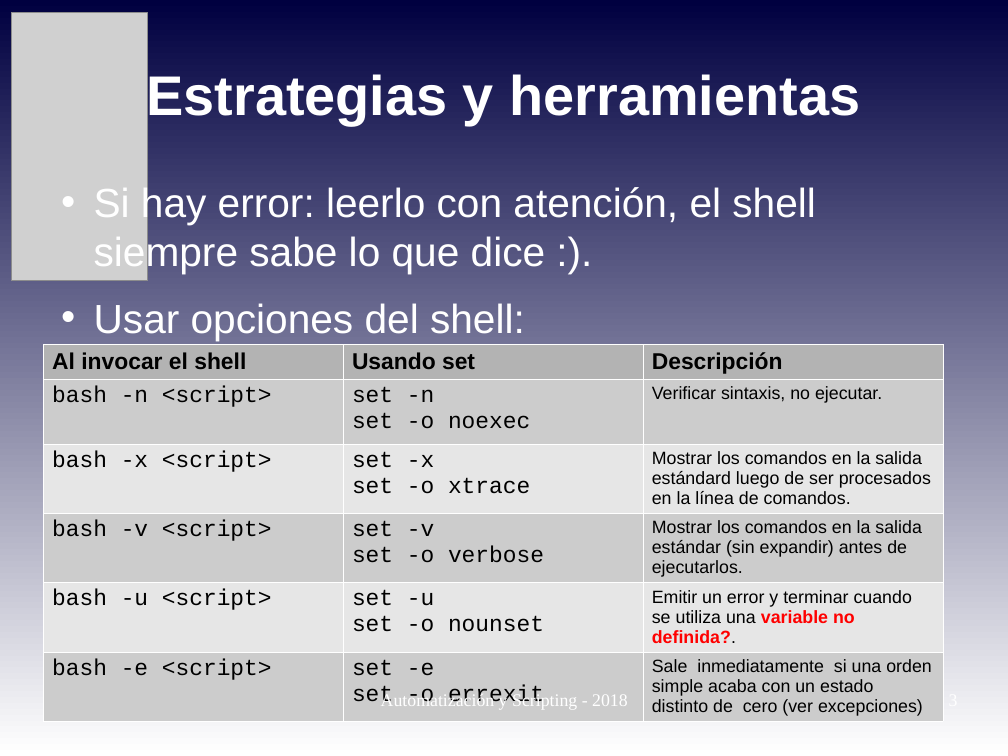
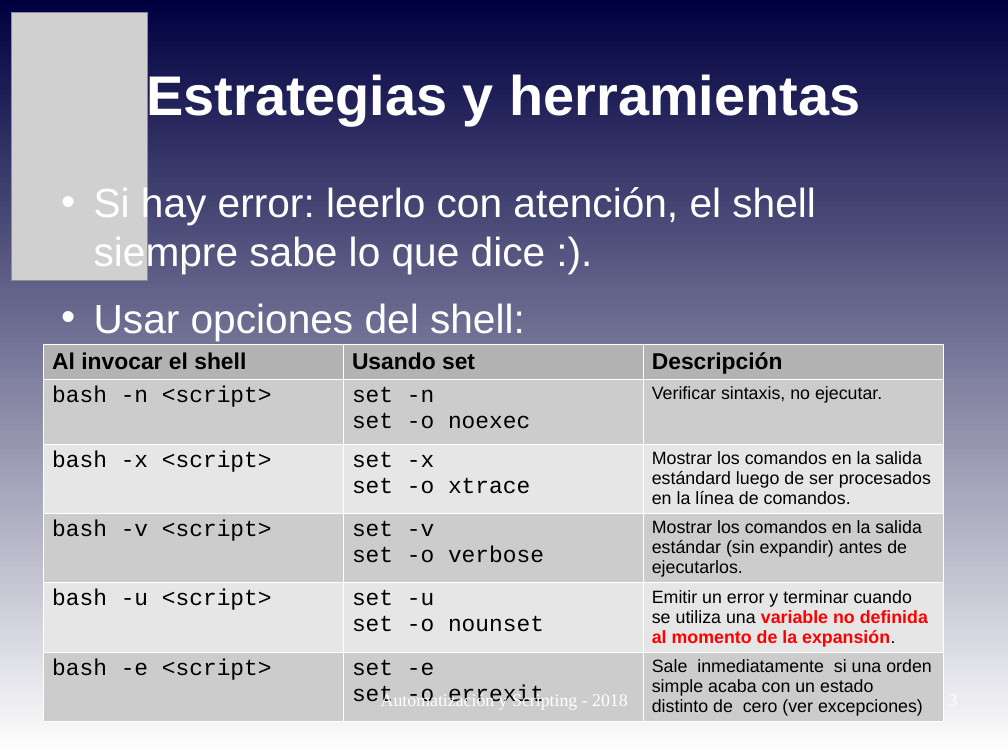
Before and after one commit to niniadcobre/-AutoyScripting, a slide deck: slide 3 of clases/AYS_clase07.odp. Drawn at 1008x756 pixels with LibreOffice and Linux fonts; fonts in the diff are those of the drawing; grey boxes stand for pictures. Boxes give left, top, right and bottom in pixels: in the first picture for what was removed or moved away, otherwise in the second. Text is boxed around its words. In the diff, an @@ line names an element or a change of style, - is before the commit and + after.

```diff
--- a/clases/AYS_clase07.odp
+++ b/clases/AYS_clase07.odp
@@ table at <box>43,344,943,720</box> @@
-row 5, column 3: Emitir un error y terminar cuando se utiliza una variable no definida?.
+row 5, column 3: Emitir un error y terminar cuando se utiliza una variable no definida al momento de la expansión.
```
Also in this commit, not shown: 3 other files.
